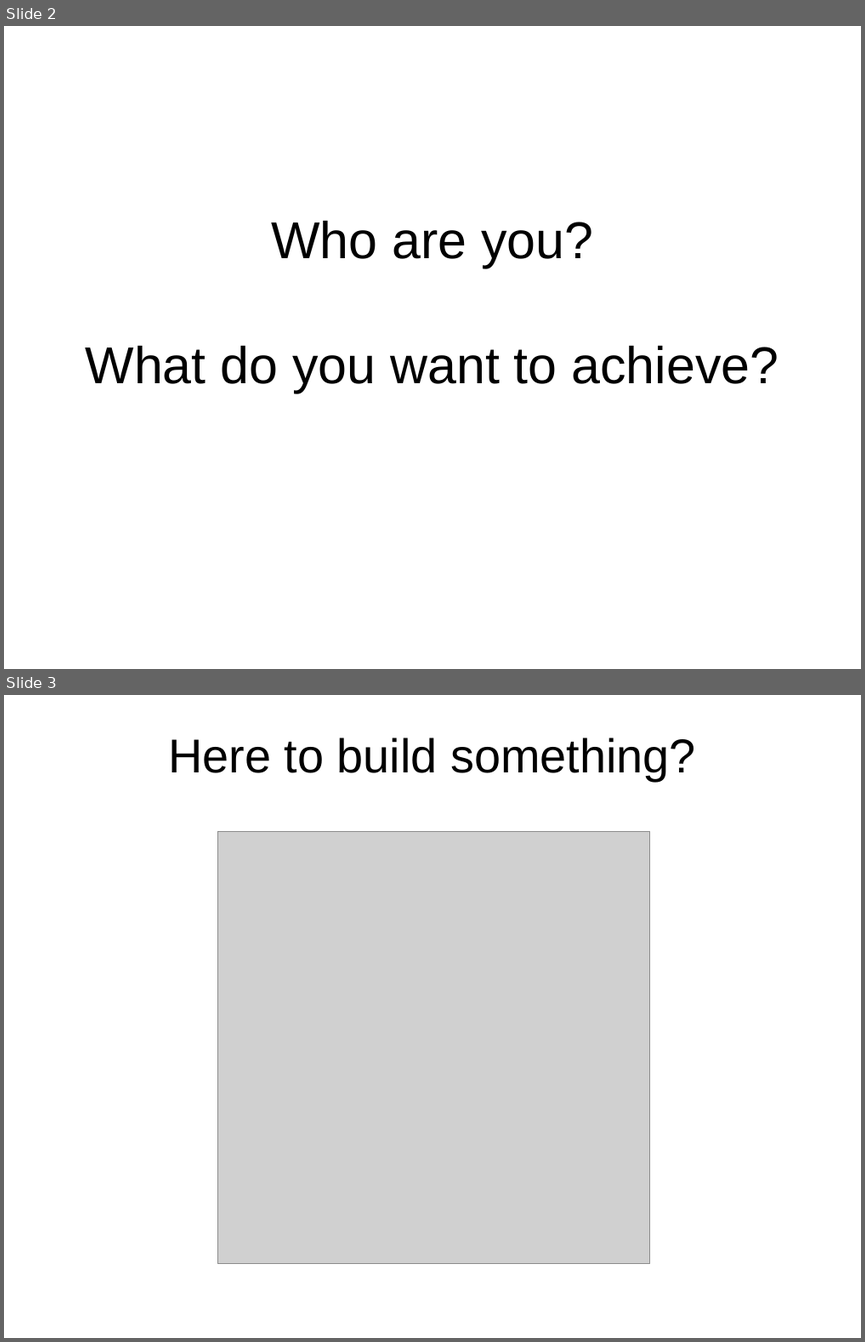
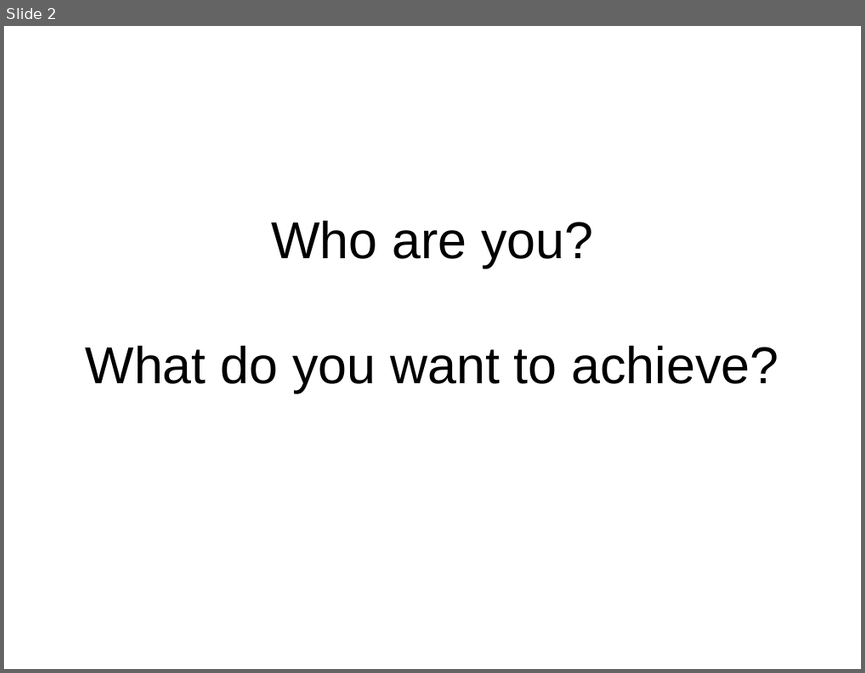
Before and after one commit to jvns/mtlpytutorial, a slide deck: intro-slides.odp. Shown one above the other, each under a label of ours: slides 2 and 3 before the commit, slide 2 after it. The pictures are 865x1342 and 865x673 pixels, drawn with LibreOffice and Linux fonts; fonts in the diff are those of the drawing; grey boxes stand for pictures. Boxes give left, top, right and bottom in pixels: in the first picture for what was removed or moved away, otherwise in the second. Text is boxed around its words. In the diff, an @@ line names an element or a change of style, - is before the commit and + after.

```diff
--- a/intro-slides.odp
+++ b/intro-slides.odp
@@ slide 3 removed at [4, 695, 861, 1338], background #FFFFFF @@
@@ title removed at [168, 737, 696, 781] @@
-Here to build something?
@@ picture removed at [218, 831, 650, 1264] @@
```
Also in this commit, not shown: 4 slides changed, 2 slides added, 3 other slides removed.
